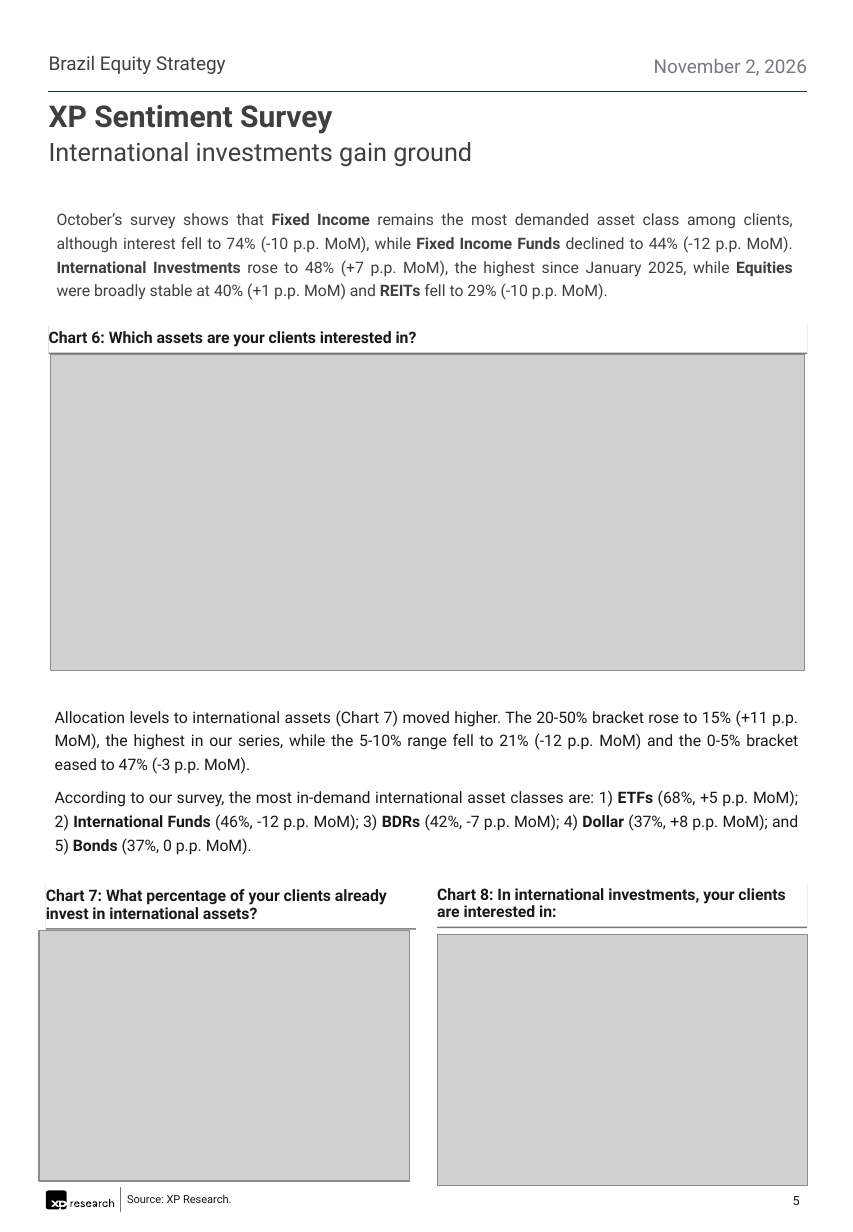
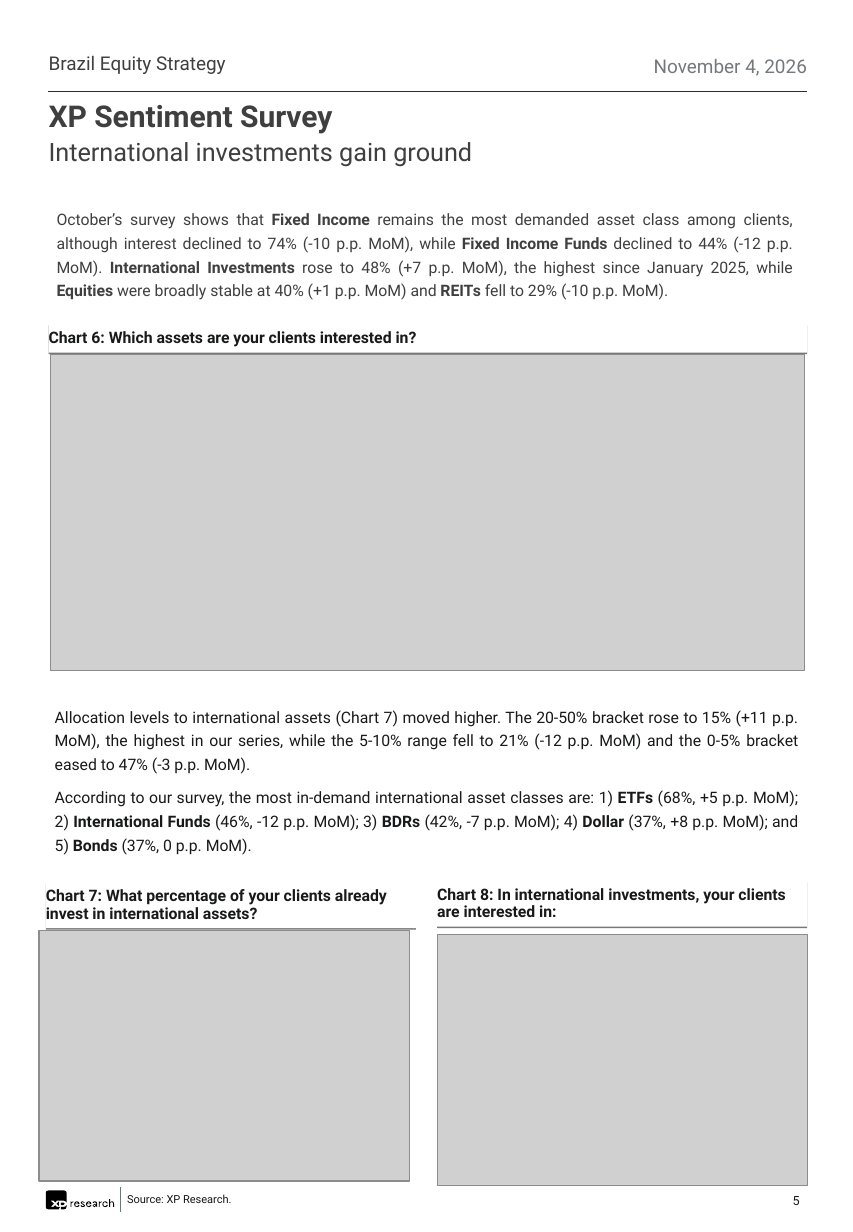
Before and after one commit to CaioLSouza/datasets, a slide deck: slide 5 of pesquisa_assessores_outubro_2026/XP IFAs Sentiment Survey - October 2026.pptx. Drawn at 853x1232 pixels with LibreOffice and Linux fonts; fonts in the diff are those of the drawing; grey boxes stand for pictures. Boxes give left, top, right and bottom in pixels: in the first picture for what was removed or moved away, otherwise in the second. Text is boxed around its words. In the diff, an @@ line names an element or a change of style, - is before the commit and + after.

```diff
--- a/pesquisa_assessores_outubro_2026/XP IFAs Sentiment Survey - October 2026.pptx
+++ b/pesquisa_assessores_outubro_2026/XP IFAs Sentiment Survey - October 2026.pptx
@@ text at [654, 59, 807, 76]: text changed @@
-November 2, 2026
+November 4, 2026
@@ text at [57, 213, 793, 300]: text changed @@
-October’s survey shows that Fixed Income remains the most demanded asset class among clients, although interest fell to 74% (-10 p.p. MoM), while Fixed Income Funds declined to 44% (-12 p.p. MoM). International Investments rose to 48% (+7 p.p. MoM), the highest since January 2025, while Equities were broadly stable at 40% (+1 p.p. MoM) and REITs fell to 29% (-10 p.p. MoM).
+October’s survey shows that Fixed Income remains the most demanded asset class among clients, although interest declined to 74% (-10 p.p. MoM), while Fixed Income Funds declined to 44% (-12 p.p. MoM). International Investments rose to 48% (+7 p.p. MoM), the highest since January 2025, while Equities were broadly stable at 40% (+1 p.p. MoM) and REITs fell to 29% (-10 p.p. MoM).
```
Also in this commit, not shown: 6 other slides changed, 3 other files.
